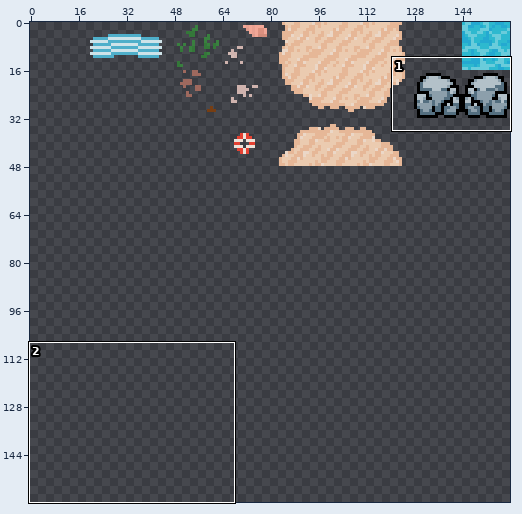
Two versions of one sprite sheet, Assets/Environment/BeachTilest.png. The first picture is a wide view before the edit; the outline marks the close-up.
Close-up. Before the commit:
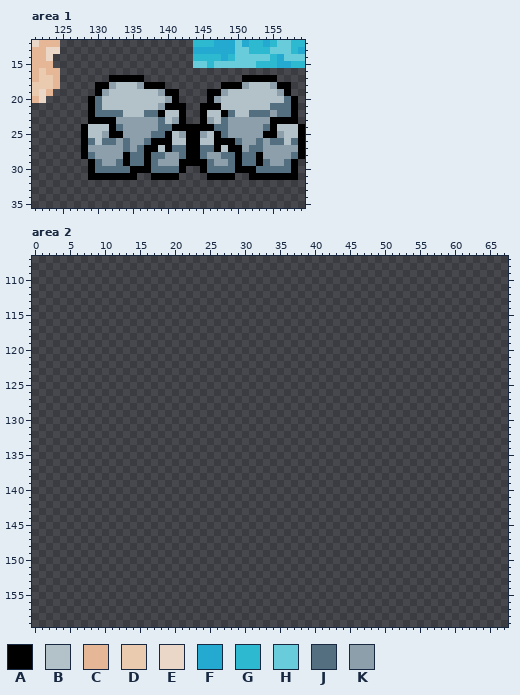
The file is 160x160 pixels. Colours within 5 levels of each other are drawn and written as one. Shown: area 1: x 121..159, y 12..35; area 2: x 0..67, y 107..159.
Palette (. is transparent): A #000000  B #b3c1c9  C #e6b797  D #ebcbb0  E #ebd7c7  F #24a9d1  G #2db9cf  H #69ccdb  J #546f80  K #8c9fab
Pixels before, area 1, first column x 121:
12 ECCC...................GGGFFFHFGGFGHHGG
13 CCEE...................FFFFFFHHGGGHHHGF
14 CCE....................GGGGFGHHHHHGFHHH
15 CCC....................HHGHHHHHHGGGFFGG
16 CDCC...................................
17 CDDC.......AAAAA..............AAAAA....
18 DDDC.....AAKBBBKAAA........AAAKBBBKAA..
19 DEC......AKBBBBBBBKAA....AAKBBBBBBBKA..
20 CE......AJBBBBBBBBBKA....AKBBBBBBBBBJA.
21 ........AJBBBBBBBBKAAA..AAABBBBBBBJJJA.
22 ........AJJJJBBBJJABBA..ABBAJBBJJJKJJA.
23 ........AAAAKKKKKKJBKA..AKBJKKKKKKAAAA.
24 .......ABBBAJKKKKKJJAAAAAAJJKKKKKJABBBA
25 .......ABBKAAKKKKJJABKAAKBAJKKKKKAAKBBA
26 .......AJBJJKJKKJAAABBAABBAAAJKKJKJJBJA
27 .......AKKKKKJKJAABAJJAAJJABAAKJJKKKKKA
28 .......AJKKKKAJJAJJKKJAAJKKJJAJJAKKKKJA
29 ........AJKKJAJJAJKKKAAAAJKKJAJJAJKKJA.
30 ........AJJJJJAAAJJJJA..AJJJJAAAJJJJJA.
31 ........AAAAAAA..AAAA....AAAA..AAAAAAA.
Pixels before, area 2 (only the part around the change), first column x 0:
107 ...................................................................
108 ...................................................................
109 ...................................................................
110 ...................................................................
111 ...................................................................
112 ...................................................................
113 ...................................................................
114 ...................................................................
115 ...................................................................
116 ...................................................................
117 ...................................................................
118 ...................................................................
119 ...................................................................
120 ...................................................................
121 ...................................................................
122 ...................................................................
123 ...................................................................
124 ...................................................................
125 ...................................................................
126 ...................................................................
127 ...................................................................
128 ...................................................................
129 ...................................................................
130 ...................................................................
131 ...................................................................
132 ...................................................................
133 ...................................................................
134 ...................................................................
135 ...................................................................
136 ...................................................................
137 ...................................................................
138 ...................................................................
139 ...................................................................
140 ...................................................................
141 ...................................................................
142 ...................................................................
143 ...................................................................
144 ...................................................................
145 ...................................................................
146 ...................................................................
147 ...................................................................
148 ...................................................................
149 ...................................................................
150 ...................................................................
151 ...................................................................
152 ...................................................................
153 ...................................................................
154 ...................................................................
155 ...................................................................
156 ...................................................................
157 ...................................................................
158 ...................................................................
159 ...................................................................
New version:
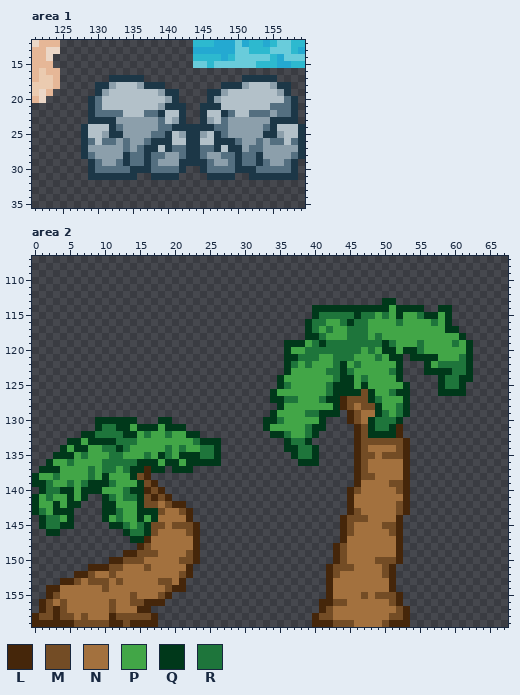
Colours new in this view: L #45260a  M #734c25  N #a3713e  P #42a647  Q #00381a  R #1e753b
What changed:
colour A: #000000 -> #1c3747
Changed rows in their new state; - is a pixel that keeps its letter.
Area 2:
first column x 0:
113 --------------------------------------------------QQ-----------
114 ----------------------------------------QQQQQQQQQQQPQQQQ--QQ---
115 ----------------------------------------QRRRRRQRRPRPQPPRQQPQ---
116 ---------------------------------------QRRPPRQRRPPPPRPPPPRPQ---
117 ---------------------------------------QRPRPPRRRPPPPPPPPPPPQQ--
118 ---------------------------------------QQRPPPRRRPRPPPPPPPPPPPQ-
119 ------------------------------------QQQPRQRRRRRRRRQRPPPRPPPPRPQ
120 ------------------------------------QPPRRRRRRRRPRPQQPQQRPPPPPPQ
121 ------------------------------------QQRRRPPRRRPPPRPQQ-QQQQPPPRQ
122 ------------------------------------QRPRPPPRQPRPPPPPQ---QPRRRRQ
123 ------------------------------------QPPPPPRRQRPPPPPRQ---QQQQRRQ
124 -----------------------------------QPPPPPPPRQQPRPPPPQ-----QRRQQ
125 -----------------------------------QRPPPPPRQQQPQPPPPPQ----QRRQ-
126 ----------------------------------QPPPPPPPRQQQQMQPPRQQ----QQQQ-
127 ----------------------------------QQRRPPPRQQLMMMQRPPPQ---------
128 -----------------------------------QPPPPPPPQLMNMMQPPRQ---------
129 ----------------------------------QPPPPRRQQQ-LMNNQRPRQ---------
130 ---------QQQQQQ---QQ-------------QQRPPPPPQ---LMNQRRRQ----------
131 ---------QRRQQPQQQPQQQ-----------QPPPPPRQQ----LMQRRQL----------
132 -------QQRRRRQQPRPPRPPQQ----------QQRPPRQ-----LMQQQQL----------
133 -----QQPQQQQRRRPPPPPPPPRQQQ---------QRRQ------LMMMMMML---------
134 ----QPQQPPRRQRPPPPPRPRPPRRQ---------QQRRQ-----LMNNNNML---------
135 ---QQQPRPPPRRPPPRPQRPQQQRRQ----------QRRQ-----LMMNMMML---------
136 --QPPRPPPPRRRRRQQQPQQPQQQQQ-----------QQQ-----LMNNNNNL---------
137 -QQQPPPPRPRRPRQQLQQ-QQQ-----------------------LMNNNNNL---------
138 QPPRPPPPRPQPPPQML-----------------------------LMMNNNNL---------
139 QQRPPRPRQQQRPPPQML----------------------------LNNNNMML---------
140 -QRRQQPQQQPPPRQQLML--------------------------LMNNNNNML---------
141 QPRPPQPQ--QRPRRQMLML-------------------------LNNNNNNNL---------
142 QPPQPQQ---QQPPPQMMNMLL-----------------------LNNNNNNML---------
143 QRPQQQ----QQRPPQQQMNNML----------------------LMNNNNNML---------
144 -QRRPQ----QPRPPQPQNNNNL---------------------LMMMNNNNL----------
145 -QRRQQ-----QQRPRQMMNMMML--------------------LMNNNNMML----------
146 --QQ---------QRRQMNNNNML--------------------LMNNNNNML----------
147 --------------QQLNNNNNNL--------------------LNNNNNNNL----------
148 ---------------LMNNNNNNL-------------------LMNNNNNNNL----------
149 -------------LLMMMNNNNML-------------------LMNNNNNNNL----------
150 -----------LLMMMNNNNNMML-------------------LMNNNNMMML----------
151 --------LLLMMNNNMNNNNNL-------------------LMMMNNNNML-----------
152 ------LLMNNMNNNNNNNNNML-------------------LMNNNNNNML-----------
153 ----LLMNMMMNMNNNNNMMNL--------------------LNNNNNNNNL-----------
154 --LLNNNNNNMNNNNNNNNMLL--------------------LNNNNNNNNL-----------
155 --LMNNNNNNNNNNMNNNML----------------------LNNNNMNMMML----------
156 -LMNMNNNNNNMNNMMLLL----------------------LLMMNNNNNNML----------
157 -LMLMNNNNNNMNNNLL------------------------LMNNNNNNNNNML---------
158 LMMLMMNMNNNLMMMMML----------------------LMMNNNNNNNNMML---------
159 LLLLLLMMMMMLLMLLLL----------------------LLLMMMNNNNMLLL---------
